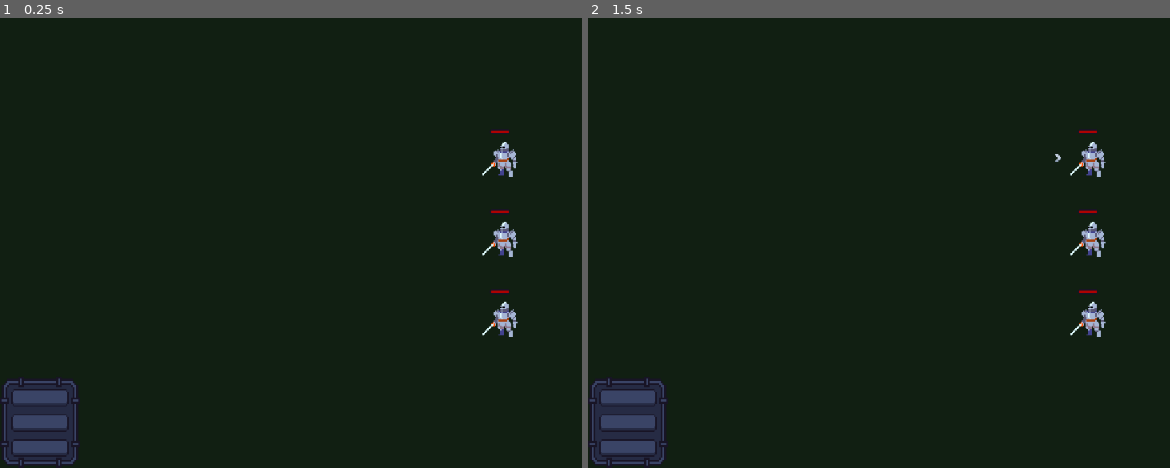
Above: before the commit, frames 1-2 (left to right).
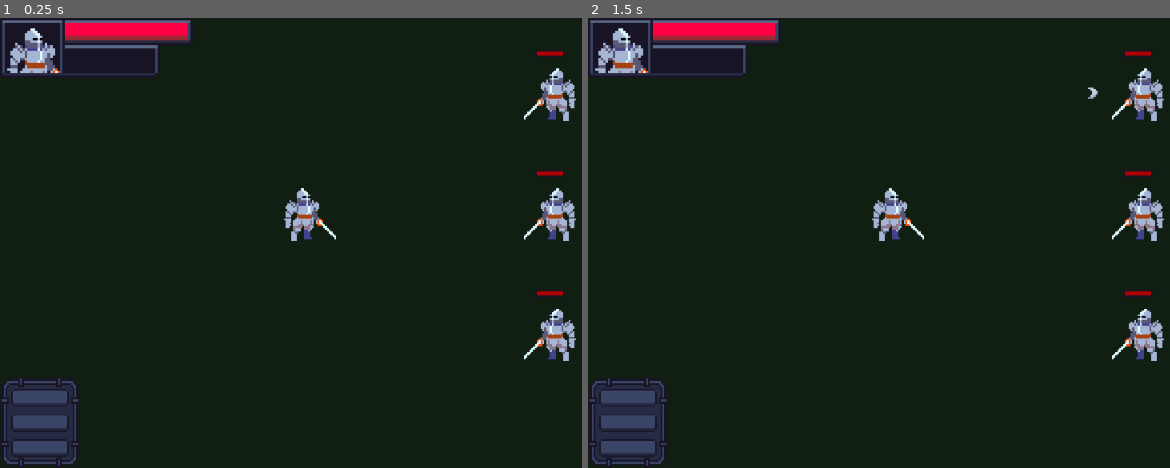
Above: after the commit, the same moments.

Repository: SamuelAlves-23/shoveljam2025
Game: Godot game, scene res://scenes/battle_scene/battle_scene.tscn
Same seed, same stepped clock (60 frames per second), same inputs: the game is played once before the commit and once after it. The project has no main scene, so this scene is started directly.
Inputs (mouse positions are in pixels of both pictures, inside the frame that each line leads up to):
- Up to frame 1 (0.25 s): no input
- Up to frame 2 (1.5 s): click (628, 396) at 0.5 s; click (628, 423) at 1.25 s

The runs differ from the first frame. In frame 1, 4.9% of the frame differs, in the area x 0-99%, y 0-77%; in frame 2, 5.0%.

Commit message:
Ataque funcional

Diff:
--- a/scenes/battle_scene/battle_scene.gd
+++ b/scenes/battle_scene/battle_scene.gd
@@ -1,7 +1,7 @@
 extends Node2D
 
-signal player_turn()
-signal enemy_turn()
+#signal player_turn()
+#signal enemy_turn()
 
 enum STATES{
 	PLAYER_TURN,
@@ -10,17 +10,18 @@
 }
 
 @onready var current_state: STATES = STATES.PLAYER_TURN
-
+@onready var cursor_rest_pos: Vector2 = $CursorRestPos.global_position
 @onready var battle_ui: Control = $CanvasLayer/BattleUI
 @onready var battle_cursor: Sprite2D = $BattleCursor
 @onready var index: int = 0
 @onready var first: bool = true
 @onready var enemies: Array = [$Enemy, $Enemy2, $Enemy3]
-@export var player = PlayerStats #???
+@onready var player: Player = $Player
 
 @onready var is_player_turn: bool = true
 
 func _ready() -> void:
+	battle_cursor.global_position = cursor_rest_pos
 	battle_ui.connect("attack_pressed", atk_btn_pressed)
 
 func _process(delta) -> void:
@@ -30,7 +31,7 @@
 		STATES.TARGETING:
 			target_selection()
 		STATES.ENEMY_TURN:
-			pass
+			enemy_turn()
 
 func atk_btn_pressed() -> void:
 	current_state = STATES.TARGETING
@@ -51,7 +52,16 @@
 		if index >= enemies.size():
 			index = 0
 		battle_cursor.global_position = enemies[index].cursor_pos
-
+	elif Input.is_action_just_pressed("interact"):
+		battle_cursor.global_position = cursor_rest_pos
+		player_attack()
+		first = true
 
 func player_attack() -> void:
-	pass
+	enemies[index].damage(PlayerStats.player_stats["attack"])
+	current_state = STATES.ENEMY_TURN
+
+func enemy_turn() -> void:
+	for enemy in enemies:
+		enemy.skill()
+	current_state = STATES.PLAYER_TURN
--- a/scenes/battle_scene/battle_scene.tscn
+++ b/scenes/battle_scene/battle_scene.tscn
@@ -1,9 +1,10 @@
-[gd_scene load_steps=6 format=4 uid="uid://drosmg331bt1o"]
+[gd_scene load_steps=7 format=4 uid="uid://drosmg331bt1o"]
 
 [ext_resource type="PackedScene" uid="uid://dk0njse36dbkx" path="res://assets/tile_maps/tile_map_layer.tscn" id="1_oofy8"]
 [ext_resource type="Script" uid="uid://jp31f6t2xtd" path="res://scenes/battle_scene/battle_scene.gd" id="1_qc2rq"]
 [ext_resource type="PackedScene" uid="uid://37kkea5x26j6" path="res://units/enemy/enemy.tscn" id="2_v2pga"]
 [ext_resource type="PackedScene" uid="uid://cdnlynldmg8ig" path="res://ui/battle_ui/battle_ui.tscn" id="3_joy3q"]
+[ext_resource type="PackedScene" uid="uid://7ymmtavept26" path="res://units/player/player.tscn" id="6_8r7ii"]
 [ext_resource type="Texture2D" uid="uid://bc5lfaua2ptgi" path="res://assets/ui/battle_cursor.png" id="6_gp27x"]
 
 [node name="BattleScene" type="Node2D"]
@@ -24,6 +25,7 @@
 position = Vector2(400, 240)
 
 [node name="CanvasLayer" type="CanvasLayer" parent="."]
+layer = 2
 
 [node name="BattleUI" parent="CanvasLayer" instance=ExtResource("3_joy3q")]
 
@@ -31,4 +33,15 @@
 position = Vector2(352, -32)
 texture = ExtResource("6_gp27x")
 
+[node name="Player" parent="." instance=ExtResource("6_8r7ii")]
+position = Vector2(272, 176)
+current_state = 2
+
+[node name="CursorRestPos" type="Marker2D" parent="."]
+position = Vector2(224, -160)
+
+[node name="Camera2D" type="Camera2D" parent="."]
+position = Vector2(320, 192)
+zoom = Vector2(1.5, 1.5)
+
 [editable path="TileMapLayer"]
--- a/units/player/player.gd
+++ b/units/player/player.gd
@@ -47,7 +47,7 @@
 	pass
 
 func _fight() -> void:
-	pass
+	sprite.flip_h = true
 
 func _dead() -> void:
 	pass
@@ -61,3 +61,6 @@
 	if !ray_cast.is_colliding():
 		result = true
 	return result
+
+func perform_atk() -> void:
+	pass
